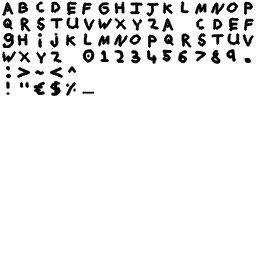
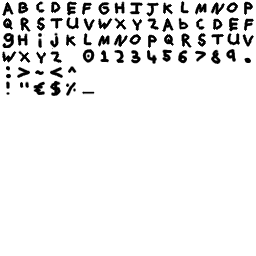
Comparing the layer stacks of the two 256px x 256px images. Changes:
added layer "a copy" in group "Letters lower" over left=178, top=17, right=189, bottom=31
